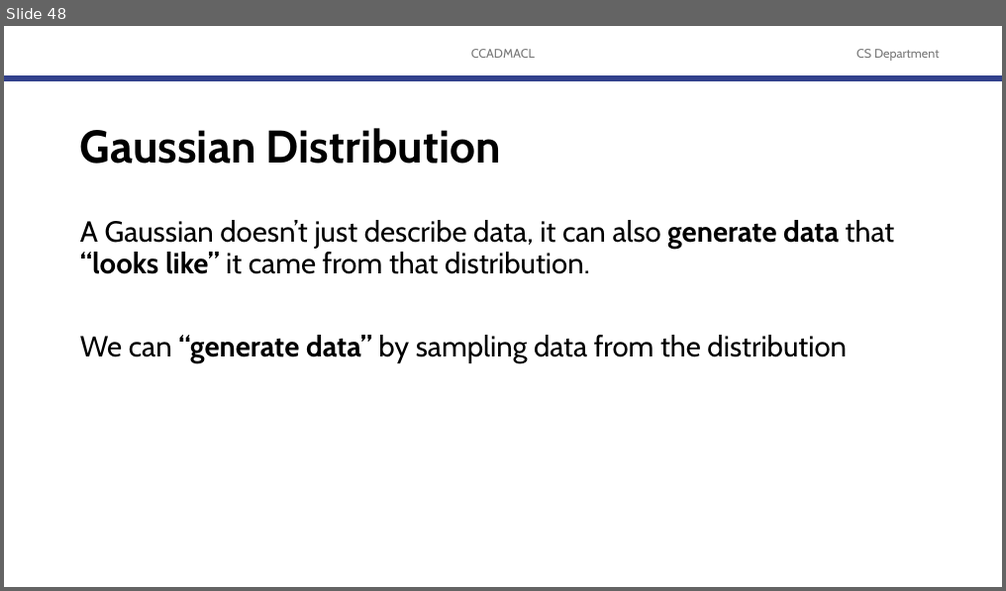
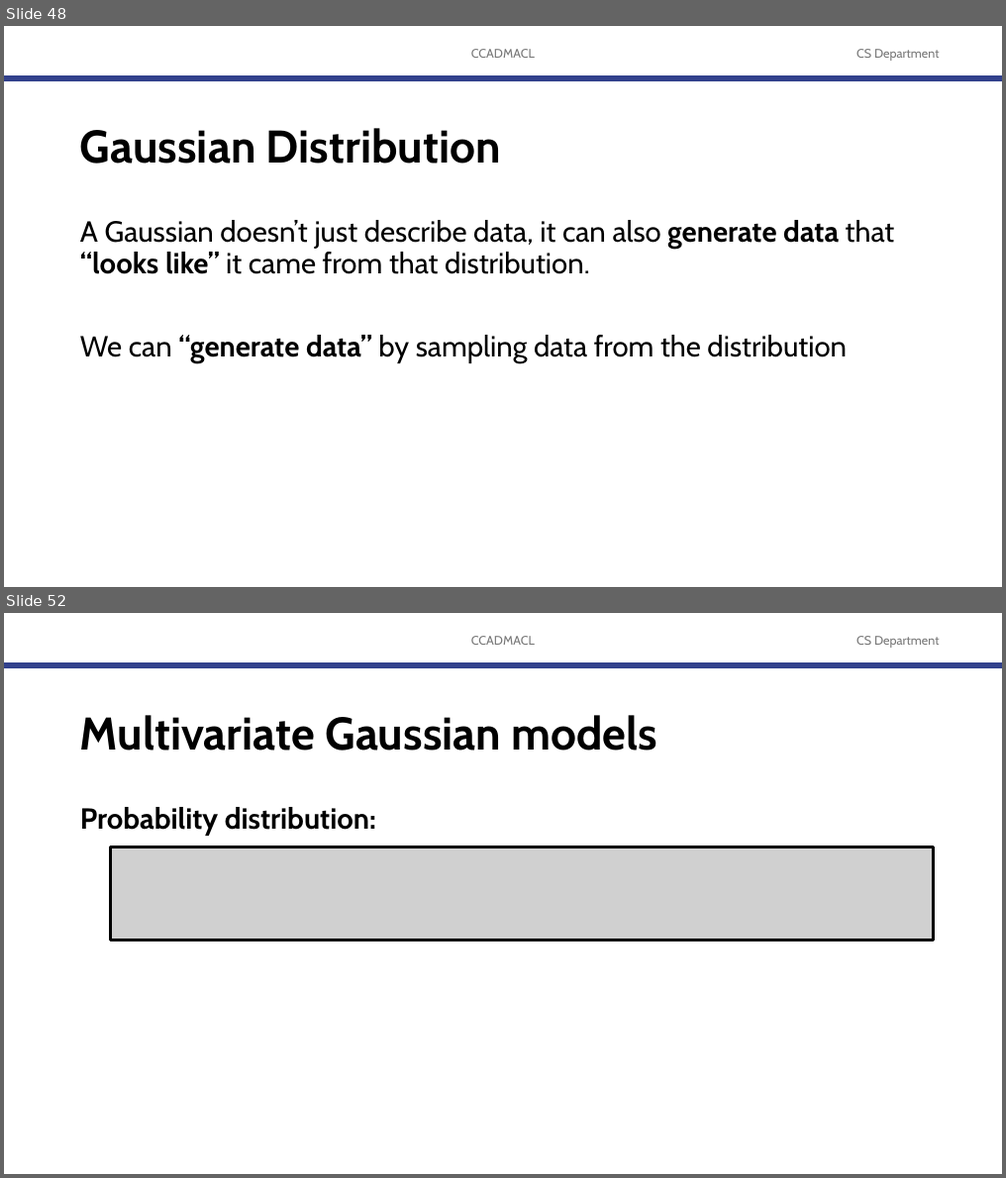
Before and after one commit to robitussin/CCADMACL, a slide deck: 8 - Gaussian Mixture Models/Introduction to Gaussian Mixture Models.pptx. Shown one above the other, each under a label of ours: slide 48 before the commit, slides 48 and 52 after it; the slides between them are not shown. The pictures are 1006x591 and 1006x1178 pixels, drawn with LibreOffice and Linux fonts; fonts in the diff are those of the drawing; grey boxes stand for pictures; background and template pictures are left out. Boxes give left, top, right and bottom in pixels: in the first picture for what was removed or moved away, otherwise in the second. Text is boxed around its words. In the diff, an @@ line names an element or a change of style, - is before the commit and + after.

```diff
--- a/8 - Gaussian Mixture Models/Introduction to Gaussian Mixture Models.pptx
+++ b/8 - Gaussian Mixture Models/Introduction to Gaussian Mixture Models.pptx
@@ slide 52 added at (4, 613, 1002, 1174), background #FFFFFF; not listed: 3 template elements that a slide beside it also shows @@
@@ title added at (80, 715, 658, 751), 44 pt, text #000000, bold @@
+Multivariate Gaussian models
@@ text added at (80, 807, 376, 836), 28 pt, text #000000, bold @@
+Probability distribution:
@@ picture added at (110, 848, 933, 940) @@
```
Also in this commit, not shown: 6 slides changed, 13 other slides added, 2 slides removed.
